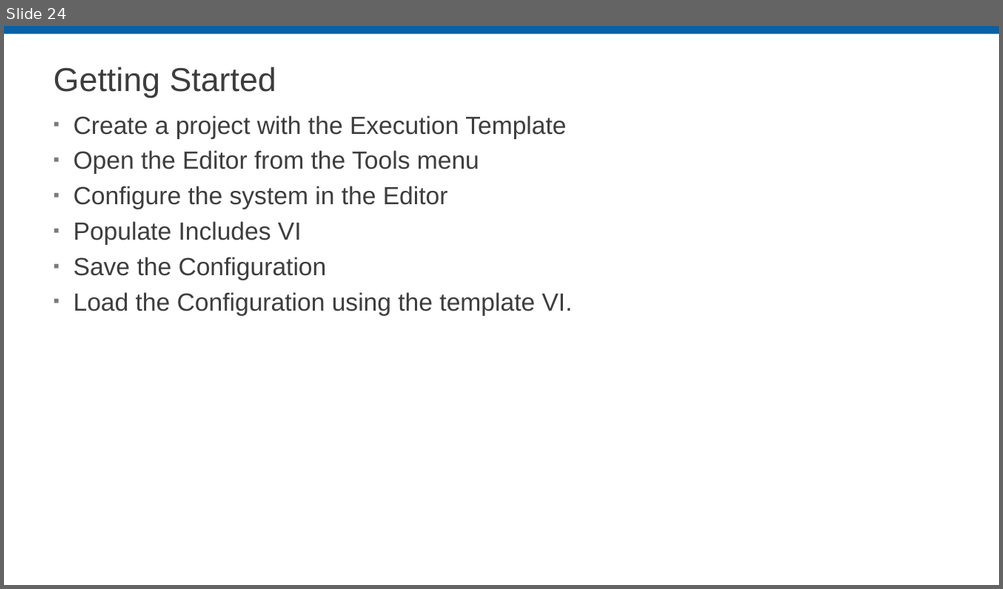
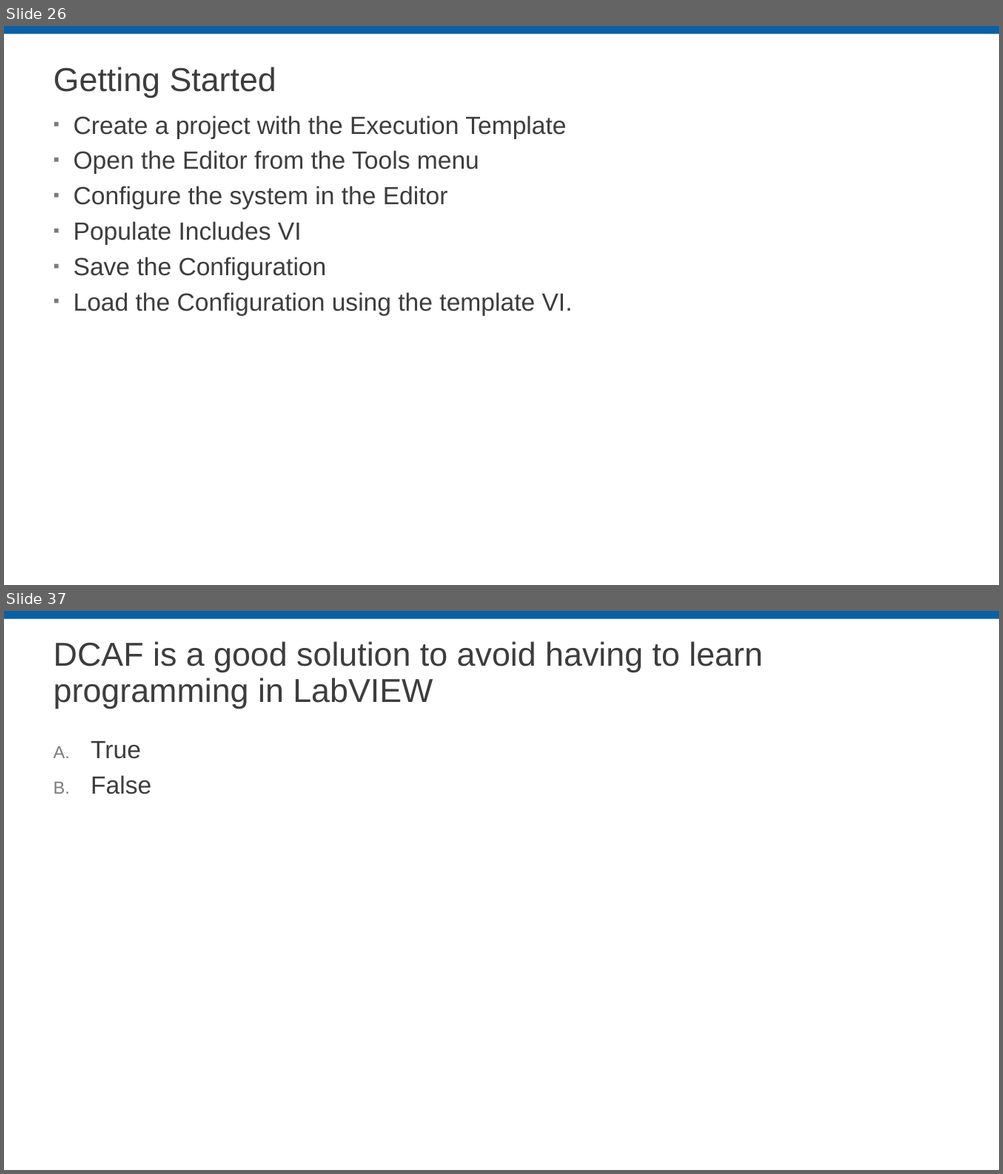
Before and after one commit to LabVIEW-DCAF/Documentation, a slide deck: Trunk/Getting Started Material/DCAF Training/1 Introduction to DCAF.pptx. Shown one above the other, each under a label of ours: slide 24 before the commit, slides 26 and 37 after it; the slides between them are not shown. The pictures are 1003x589 and 1003x1174 pixels, drawn with LibreOffice and Linux fonts; fonts in the diff are those of the drawing; background and template pictures are left out. Boxes give left, top, right and bottom in pixels: in the first picture for what was removed or moved away, otherwise in the second. Text is boxed around its words. In the diff, an @@ line names an element or a change of style, - is before the commit and + after.

```diff
--- a/Trunk/Getting Started Material/DCAF Training/1 Introduction to DCAF.pptx
+++ b/Trunk/Getting Started Material/DCAF Training/1 Introduction to DCAF.pptx
@@ slide 37 added at (x1=4, y1=611, x2=999, y2=1170), background #FFFFFF; not listed: 1 template element that a slide beside it also shows @@
@@ title added at (x1=54, y1=641, x2=762, y2=709), 32 pt, text #3D3D3D @@
+DCAF is a good solution to avoid having to learn programming in LabVIEW
@@ text added at (x1=91, y1=741, x2=151, y2=795), 24 pt, text #3D3D3D @@
+A. True
+B. False
@@ what was slide 24 is now slide 26 @@
```
Also in this commit, not shown: 20 slides changed, 9 other slides added.
